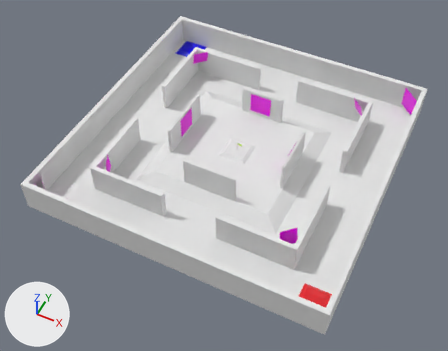
The glTF model Assets/World/LevelModules/module_0.glb, before and after one commit.
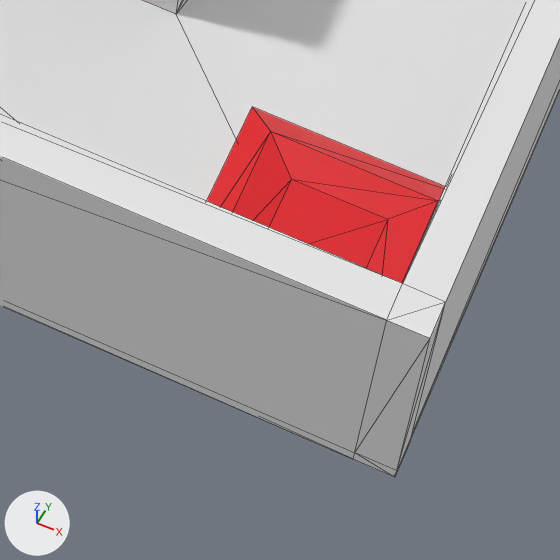
The first picture shows the older version from a camera (50 mm lens) standing at (16.2, -35.4, 40.7) and looking at (-0.2, -2.6, -0.3). The close-ups show both versions on the part from 60% to 78% of the width and 76% to 99% of the height of that picture; other places that the commit changed are outside them. Lighting does not change. The marker at lower left points along +X, +Y and +Z. The close-ups show mesh edges as thin lines. Where no turn or scale is listed for an object, it has been applied to the vertices. Vertices at the same position are counted once.

Names of what the first close-up shows: 'SCENE', 'SO_SPAWN_T1_INCLUDEMESH'.
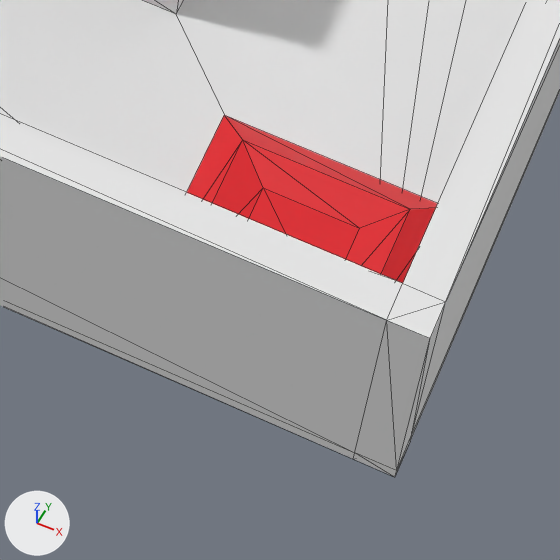
Where the newer file only moved an object's origin or applied its transform, the numbers keep the older frame.

The change, as a diff of the scene's bpy script:
```diff
--- a/Assets/World/LevelModules/module_0.glb.py
+++ b/Assets/World/LevelModules/module_0.glb.py
@@ me_so_spawn_t1_includemesh @@
 # used by ob_so_spawn_t1_includemesh; location = (11.63, -10.94, 0.04)
-me_so_spawn_t1_includemesh.from_pydata(...)  # 12 vertices, 18 faces; spans x -1.25..1.25, y -1.5..1.0, z 0.02..0.22
+me_so_spawn_t1_includemesh.from_pydata(...)  # 12 vertices, 18 faces; spans x -1.25..1.25, y -1.25..1.25, z -0.11..0.09
+# me_so_spawn_t1_includemesh part 1: the whole mesh is rebuilt
 me_so_spawn_t1_includemesh.materials.append(mat_spawn_1)
@@ ob_so_spawn_t1_includemesh @@
 ob_so_spawn_t1_includemesh = bpy.data.objects.new('SO_SPAWN_T1_INCLUDEMESH', me_so_spawn_t1_includemesh)
-ob_so_spawn_t1_includemesh.location = (11.63, -10.94, 0.04)
+ob_so_spawn_t1_includemesh.location = (11.41, -11.42, 0.17)
```

Location of each change, (x1, y1, x2, y2) in pixels of the close-ups (560 x 560 px):
'SO_SPAWN_T1_INCLUDEMESH', reshaped, moved: before (207, 107, 445, 283); after (187, 115, 438, 283)
